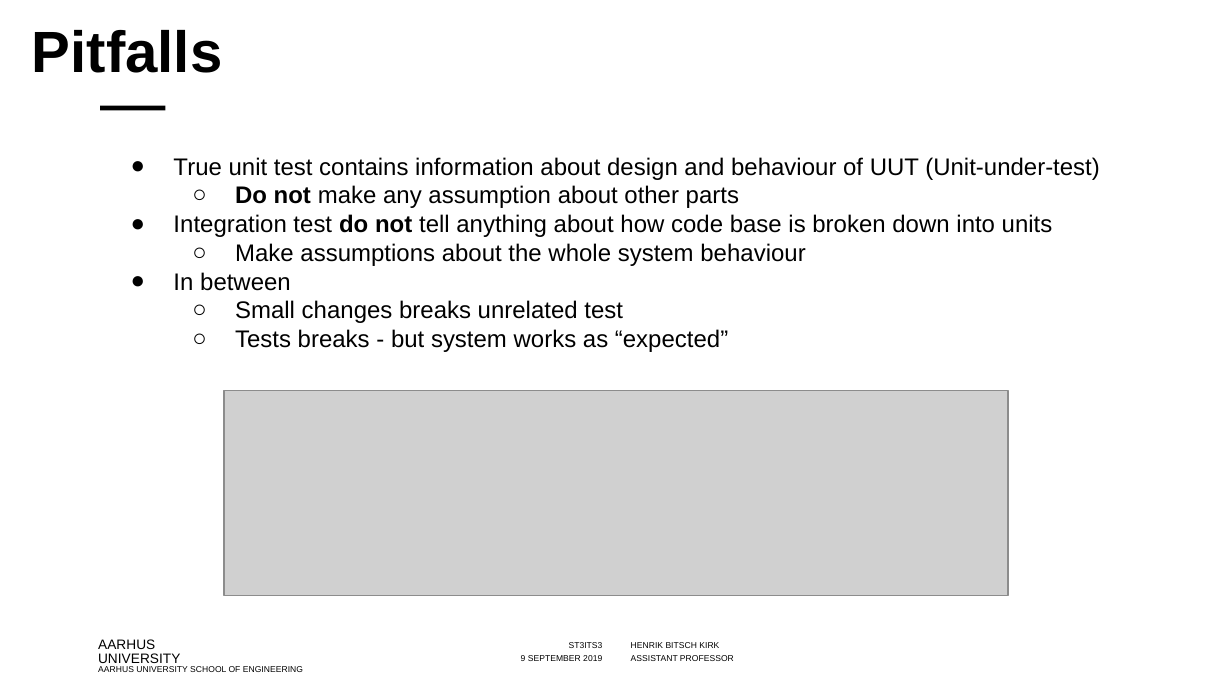
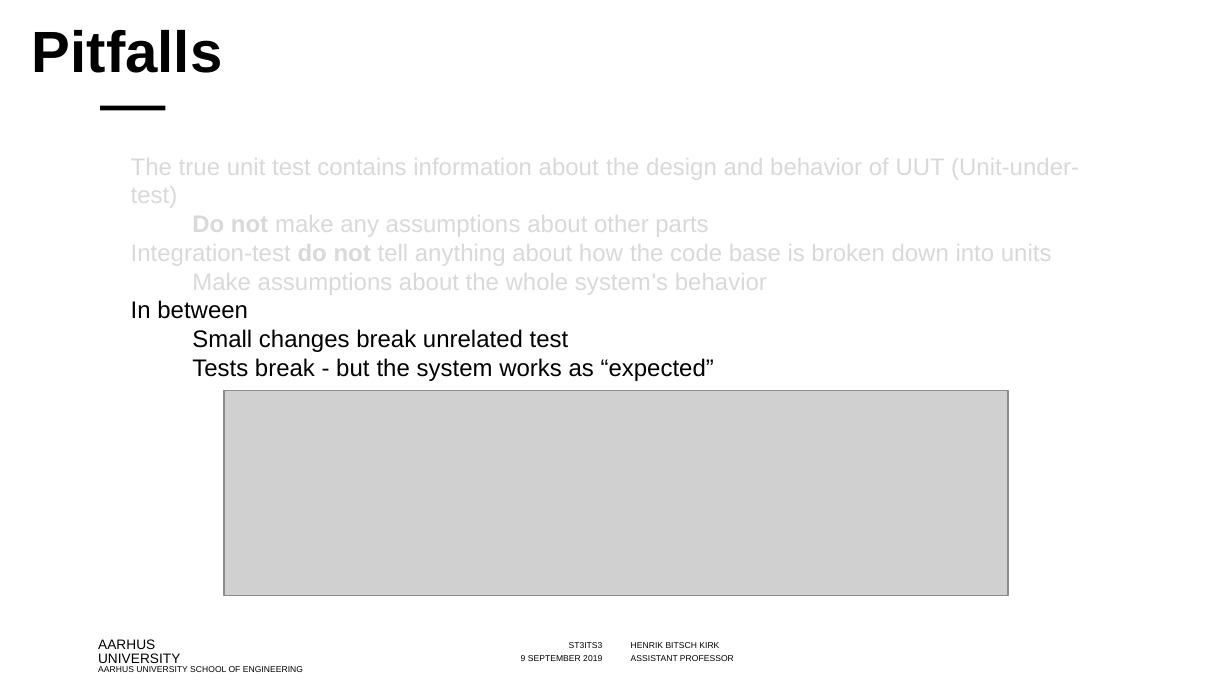
Before and after one commit to codesmurf/st3its3_teaching, a slide deck: slide 35 of 03 Unit Tests/03 Introduction to Unit Tests.pptx (slide 22 before the commit). Drawn at 1232x693 pixels with LibreOffice and Linux fonts; fonts in the diff are those of the drawing; grey boxes stand for pictures; background and template pictures are left out. Boxes give left, top, right and bottom in pixels: in the first picture for what was removed or moved away, otherwise in the second. Text is boxed around its words. In the diff, an @@ line names an element or a change of style, - is before the commit and + after.

```diff
--- a/03 Unit Tests/03 Introduction to Unit Tests.pptx
+++ b/03 Unit Tests/03 Introduction to Unit Tests.pptx
@@ text at (131,153,1079,295): text changed; text colour #000000 to #D9D9D9 @@
-● True unit test contains information about design and behaviour of UUT (Unit-under-test)
-  ○ Do not make any assumption about other parts
-● Integration test do not tell anything about how code base is broken down into units
-  ○ Make assumptions about the whole system behaviour
+The true unit test contains information about the design and behavior of UUT (Unit-under-test)
+  Do not make any assumptions about other parts
+Integration-test do not tell anything about how the code base is broken down into units
+  Make assumptions about the whole system's behavior
@@ text at (131,300,248,319): bullet ● to none @@
@@ text at (192,329,714,381): text changed @@
-  ○ Small changes breaks unrelated test
-  ○ Tests breaks - but system works as “expected”
+  Small changes break unrelated test
+  Tests break - but the system works as “expected”
```
Also in this commit, not shown: 11 other slides changed, 16 slides added, 3 slides removed, 42 other files.
